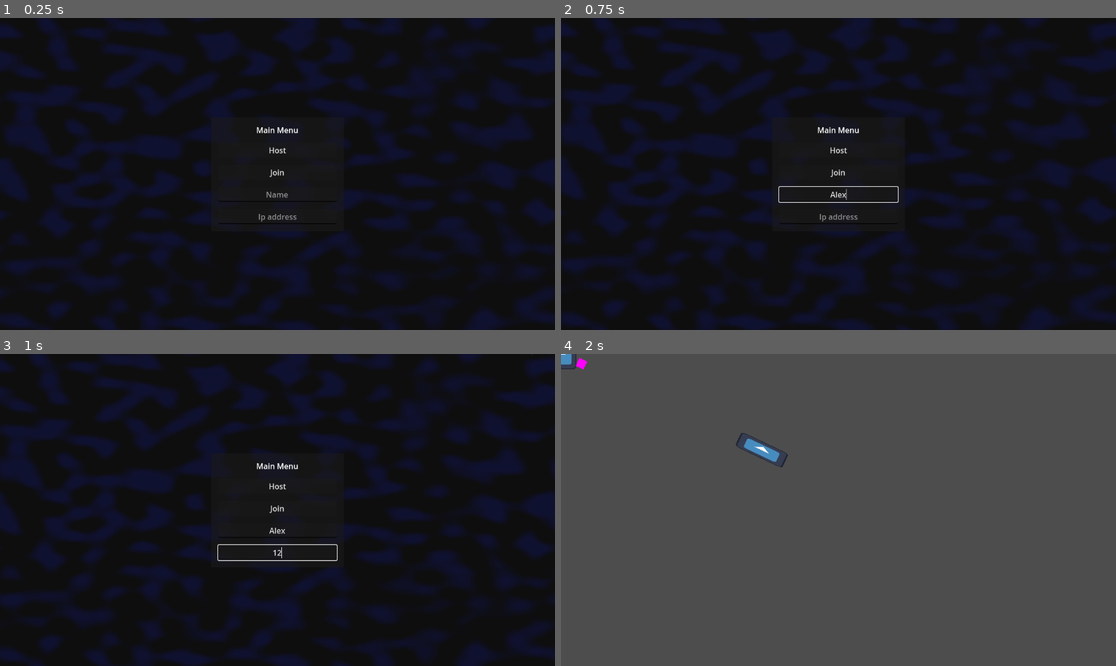
Above: before the commit, frames 1-4 (two rows, left to right).
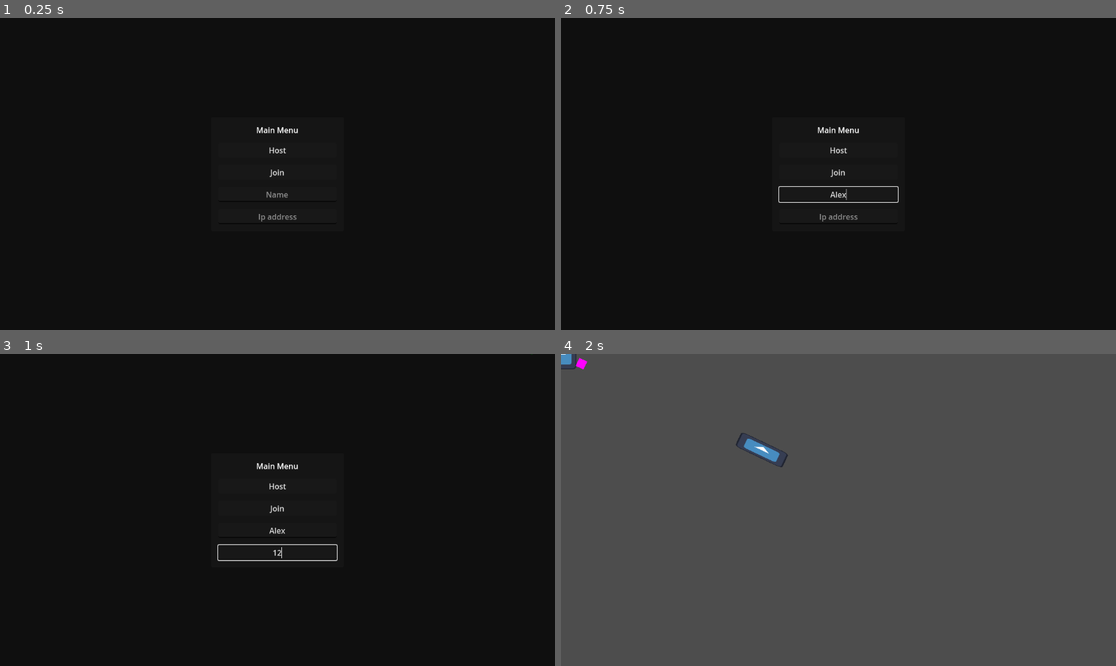
Above: after the commit, the same moments.

Repository: Pkepowicz/Infinite-Onslaught
Game: Godot game, scene res://assets/scenes/world.tscn
Same seed, same stepped clock (60 frames per second), same inputs: the game is played once before the commit and once after it. The engine's default icon, where the game draws it, is replaced by a stand-in: a white triangle on a blue panel in a dark square.
Inputs (mouse positions are in pixels of both pictures, inside the frame that each line leads up to):
- Up to frame 1 (0.25 s): no input
- Up to frame 2 (0.75 s): click (838, 192) at 0.52 s; type "Alex" at 0.6 s
- Up to frame 3 (1 s): click (277, 553) at 0.75 s; type "12" at 0.83 s
- Up to frame 4 (2 s): click "Host" at 1.25 s

The runs differ from the first frame. In frame 1, 17% of the frame differs, in the area x 0-100%, y 0-100%; in frame 2, 17%; in frame 3, 17%; in frame 4, nothing differs.

Commit message:
Clear player_info on disconnect

Diff:
--- a/assets/Client/background.gdshader
+++ b/assets/Client/background.gdshader
@@ -5,6 +5,5 @@
 const float speed_y = 0.01;
 
 void fragment() {
-	vec2 new_uv = vec2(UV.x + TIME * speed_x, UV.y + TIME * speed_y);
-	COLOR = texture(noise, new_uv) * vec4(0.008, 0.016, 0.162, 0.82);
+	COLOR = vec4(0,0,0,0.8);
 }
--- a/assets/scenes/world.gd
+++ b/assets/scenes/world.gd
@@ -69,6 +69,7 @@
 	var player = get_node_or_null(str(peer_id))
 	if player:
 		player.queue_free()
+	player_info.erase(peer_id)
 
 func on_player_connected():
 	var username = $MainMenu/MainMenu/MarginContainer/VBoxContainer/NameEntry.text
--- a/assets/scenes/world.tscn
+++ b/assets/scenes/world.tscn
@@ -11,7 +11,7 @@
 offsets = PackedFloat32Array(0.377049, 0.868852)
 
 [sub_resource type="FastNoiseLite" id="FastNoiseLite_k3qyc"]
-noise_type = 0
+noise_type = 2
 frequency = 0.0211
 fractal_lacunarity = 0.0
 fractal_ping_pong_strength = 4.0
